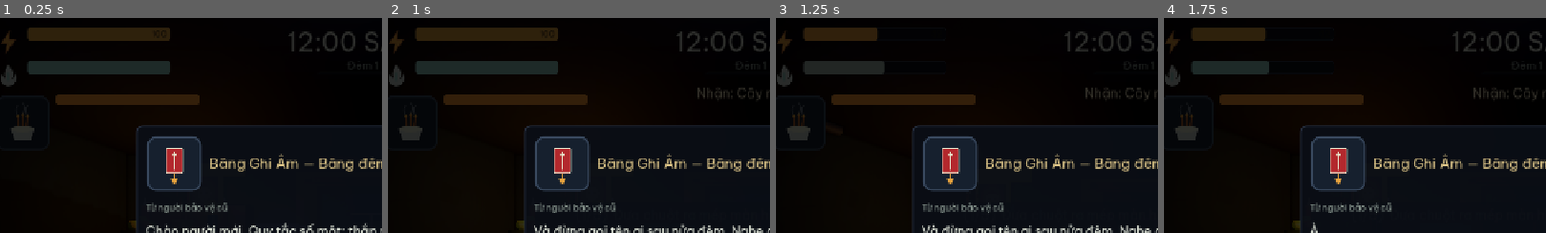
Above: before the commit, frames 1-4 (left to right).
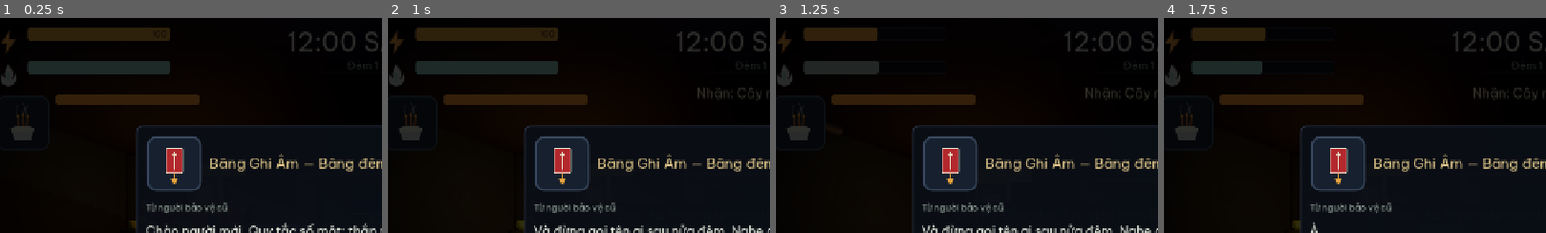
Above: after the commit, the same moments.

Repository: cthpAiden/nightwatch
Game: Godot game, scene res://tools/SelfTest.tscn
Same seed, same stepped clock (60 frames per second), same inputs: the game is played once before the commit and once after it. This scene is started directly instead of the project's main scene.
Inputs:
- Up to frame 1 (0.25 s): no input
- Up to frame 2 (1 s): click "Đèn Trái · tắt [S]" at 0.5 s
- Up to frame 3 (1.25 s): no input
- Up to frame 4 (1.75 s): click "Cửa Trái · đóng [A]" at 1.25 s
The pictures show only the part of the screen within x 2-52%, y 0-50%; the shares and areas given below are measured in that part.

Frames 1-2 are identical in both runs. In frame 3, less than 0.1% of the frame differs, in the area x 26-29%, y 20-27%; in frame 4, 0.1%, in the area x 25-28%, y 20-27%.

Commit message:
Remove dawn clock-tick SFX; door rushers now linger (must hold the door)
- Drop the accelerating clock_tick loop in the final hour + its registry entries.
- Threats blocked by a counter no longer vanish instantly: they press at the
  door for linger_time (4s) before giving up, and reopening early resumes the
  kill timer. Shared via _handle_door_block (base + ong_ke). Closes the
  'just-tap-the-door' exploit so the night plays more like FNAF.

Co-Authored-By: Claude Opus 4.8 <noreply@anthropic.com>

Diff:
--- a/scripts/core/audio_manager.gd
+++ b/scripts/core/audio_manager.gd
@@ -8,7 +8,7 @@
 const JUMP_DIR := "res://assets/audio/jumpscare/"
 
 const SFX_NAMES := [
-	"ui_click", "ui_hover", "ui_back", "ui_confirm", "clock_tick", "clock_chime",
+	"ui_click", "ui_hover", "ui_back", "ui_confirm", "clock_chime",
 	"door_slam", "door_creak", "light_switch", "fluorescent_hum", "camera_switch",
 	"static_loop", "camera_up", "camera_down", "heartbeat", "breathing", "whisper",
 	"stinger", "power_down", "low_power_beep", "offering_bell", "incense_whoosh",
@@ -28,8 +28,7 @@
 # it is never started, so it is intentionally left out of LOOPING.
 const LOOPING := ["static_loop", "heartbeat", "breathing",
 	"ambience_night", "ambience_dread", "drone_tension",
-	"ambience_sub", "water_loop", "shutter_strain", "incense_bed",
-	"clock_tick"]   # backlog#25: accelerating tick into dawn (looped, pitched up 1.0->1.85)
+	"ambience_sub", "water_loop", "shutter_strain", "incense_bed"]
 
 const MUSIC_BUS := "Music"
 const SFX_BUS := "SFX"
--- a/scripts/systems/night_controller.gd
+++ b/scripts/systems/night_controller.gd
@@ -84,7 +84,6 @@
 var _breath_on := false      # proximity-breathing loop (a threat looms at a door)
 var _strain_on := false      # shutter-strain loop (a closed door is being pressed)
 var _water_on := false       # ma da rising-water loop (driven by flood level)
-var _tick_on := false        # backlog#25: accelerating clock-tick loop started in the last hour
 var _oan_petty_shown := false  # one-time Oan hồn comedic line on first high grievance
 var _cohon_gate_shown := false # backlog#26: one-time "the gate is open" line on the first crowd rise
 var _offering_count := 0       # backlog#30: offerings placed this night (drives the first-offering + cycled lines)
@@ -698,14 +697,6 @@
 		if config.night_index >= 3 and _last_hour >= 3 and _last_hour < 6:
 			if randf() < 0.18 * night_progress():
 				Audio.play_sting("dong_dao", -10.0)
-	# backlog#25: in the final hour (>=05:00) the clock starts ticking, quiet at first, then
-	# accelerates toward 06:00 as the pitch ramps — the night's pulse winding up to dawn.
-	if game_minutes >= NIGHT_MINUTES - 60.0:
-		if not _tick_on:
-			_tick_on = true
-			Audio.start_loop("clock_tick", -16.0)
-		var t := (game_minutes - (NIGHT_MINUTES - 60.0)) / 60.0
-		Audio.set_loop_pitch("clock_tick", lerpf(1.0, 1.85, clampf(t, 0.0, 1.0)))
 	if game_minutes >= NIGHT_MINUTES:
 		_win()
 
@@ -1314,7 +1305,6 @@
 	_breath_on = false
 	_strain_on = false
 	_water_on = false
-	_tick_on = false   # backlog#25: clear so the dawn tick never bleeds across scenes
 
 # --- public API used by threats & items ------------------------------------
 func is_door_closed(side: int) -> bool:
--- a/scripts/threats/ong_ke.gd
+++ b/scripts/threats/ong_ke.gd
@@ -22,9 +22,9 @@
 	approach_sfx = "approach_heavy"   # three slow, descending knocks
 
 func _process_attack(delta: float) -> void:
-	# Closing the door always repels him (the panic / power-hungry counter).
-	if _is_repelled_now():
-		repel()
+	# Closing the door is his panic counter — but he now lingers against it for
+	# linger_time before giving up (shared logic), so you must HOLD the door shut.
+	if _handle_door_block(delta):
 		return
 	# "Ngoan": stand your ground — shine the doorway LIGHT on him and stay calm
 	# (monitor down, don't whip the view around). Faced and unafraid, he loses
--- a/scripts/threats/threat_base.gd
+++ b/scripts/threats/threat_base.gd
@@ -26,6 +26,7 @@
 var randomize_side: bool = false           # PATH: re-roll left/right on each approach
 var move_interval: float = 5.0             # seconds between movement opportunities
 var attack_time: float = 6.0               # seconds at a door before it kills
+var linger_time: float = 4.0               # seconds a blocked threat presses at the door before giving up
 var via_drain_at_door: float = 6.0         # vía/sec drained while looming at a door
 var approach_sfx: String = "approach_soft"  # diegetic cue when it reaches a door (per threat)
 
@@ -52,6 +53,7 @@
 var _rng := RandomNumberGenerator.new()
 var _move_accum: float = 0.0
 var _attack_accum: float = 0.0
+var _linger_accum: float = 0.0              # time held off at the door by the active counter
 var _speed_mult: float = 1.0
 var _active: bool = false
 var _player_viewing_me: bool = false
@@ -151,6 +153,7 @@
 	current_location = MapGraph.side_door(side)
 	phase = GameEnums.ThreatPhase.AT_DOOR
 	_attack_accum = 0.0
+	_linger_accum = 0.0
 	Events.threat_relocated.emit(id, current_location)
 	Events.threat_at_door.emit(id, side)
 	# Diegetic warning only: a knock + a vague unease. It does NOT say which door
@@ -158,13 +161,23 @@
 	# (light it up and hold still, or shut the door). That's the tension.
 	Audio.play_sting(approach_sfx, -4.0, 1.0)
 	Events.notify.emit("THREAT_NEARBY", [])
-	# If the relevant counter is already engaged, leave immediately.
+
+## Shared "held off at the door" handling. A threat blocked by its counter (a shut
+## door / a held light) no longer vanishes the instant you react — it presses at
+## the door and only gives up after linger_time. Reopen too early and its attack
+## resumes where it left off (the kill timer is NOT reset). Returns true while it
+## is still blocked, so the caller stops processing the attack this frame.
+func _handle_door_block(delta: float) -> bool:
 	if _is_repelled_now():
-		repel()
+		_linger_accum += delta
+		if _linger_accum >= linger_time:
+			repel()
+		return true
+	_linger_accum = 0.0
+	return false
 
 func _process_attack(delta: float) -> void:
-	if _is_repelled_now():
-		repel()
+	if _handle_door_block(delta):
 		return
 	# While Ma trơi's panic-hex has the guard's hands jammed (doors flung open), a
 	# looming rusher does NOTHING — no grab AND no vía drain — so the hex can never be
@@ -199,6 +212,7 @@
 	var side := threatening_side
 	threatening_side = -1
 	_attack_accum = 0.0
+	_linger_accum = 0.0
 	phase = GameEnums.ThreatPhase.ACTIVE
 	Events.threat_left_door.emit(id, side)
 	Events.threat_repelled.emit(id)
@@ -208,6 +222,7 @@
 func reset_to_spawn() -> void:
 	threatening_side = -1
 	_attack_accum = 0.0
+	_linger_accum = 0.0
 	phase = GameEnums.ThreatPhase.ACTIVE
 	_active = true
 	_reset_position()
@@ -255,14 +270,14 @@
 	elif _controller:
 		_controller.add_via(amount)
 
-func on_door(side: int, closed: bool) -> void:
-	if closed and phase == GameEnums.ThreatPhase.AT_DOOR and side == threatening_side:
-		if counter_door and not ignores_doors:
-			repel()
-
-func on_light(side: int, on: bool) -> void:
-	if on and phase == GameEnums.ThreatPhase.AT_DOOR and side == threatening_side and counter_light:
-		repel()
+## Door/light toggles no longer banish a looming threat on the spot — _process_attack
+## sees the engaged counter next frame and starts the linger-then-leave timer, so you
+## must HOLD the counter for linger_time. Kept as override hooks for special threats.
+func on_door(_side: int, _closed: bool) -> void:
+	pass
+
+func on_light(_side: int, _on: bool) -> void:
+	pass
 
 func on_view(is_viewing_my_cam: bool) -> void:
 	_player_viewing_me = is_viewing_my_cam
--- a/tools/selftest.gd
+++ b/tools/selftest.gd
@@ -116,7 +116,11 @@
 	og._arrive_at_door(GameEnums.Side.LEFT)
 	c.request_toggle_door(GameEnums.Side.LEFT)
 	d.broadcast_door(GameEnums.Side.LEFT, true)
-	check("closed door repels ong_ke", not og.is_at_door())
+	og._process_attack(0.1)
+	check("closed door does NOT instantly banish ong_ke (must hold it)", og.is_at_door())
+	for i in 50:   # > linger_time: holding the door shut finally makes him give up
+		og._process_attack(0.1)
+	check("holding the door shut repels ong_ke", not og.is_at_door())
 	c.request_toggle_door(GameEnums.Side.LEFT)
 	og.reset_to_spawn()
 	og._arrive_at_door(GameEnums.Side.LEFT)
